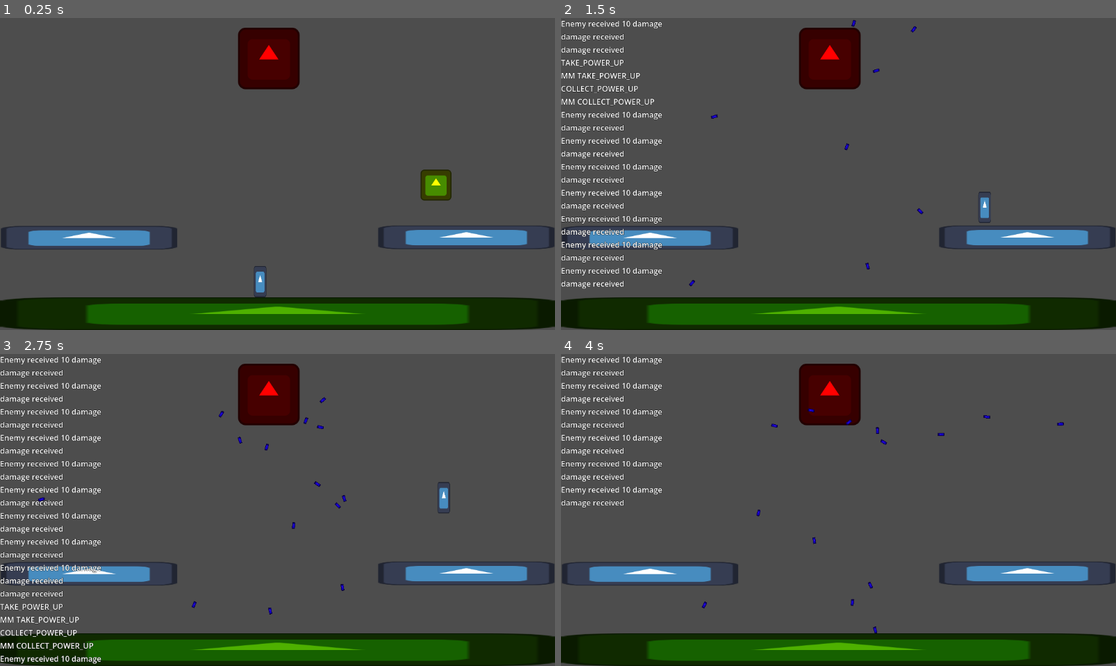
Above: before the commit, frames 1-4 (two rows, left to right).
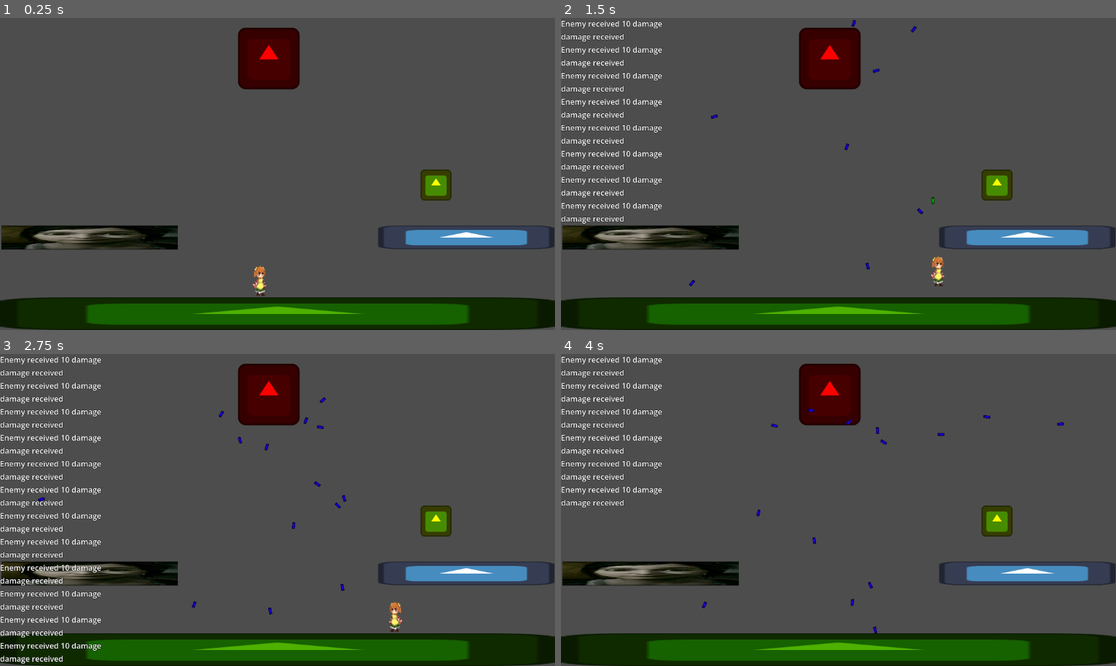
Above: after the commit, the same moments.

Repository: yeeesuus/CandeKassel
Game: Godot game, scene res://main.tscn
Two runs of this game, one before a commit and one after it. Both use one fixed random seed, a clock stepped at 60 frames per second and the inputs below. The engine's default icon, where the game draws it, is replaced by a stand-in: a white triangle on a blue panel in a dark square.
Inputs (mouse positions are in pixels of both pictures, inside the frame that each line leads up to):
- Up to frame 1 (0.25 s): no input
- Up to frame 2 (1.5 s): move the mouse to (960, 158) at 0.52 s; hold D (move_right) from 0.53 s (still down); tap W (jump) at 0.6, 0.77, 1.07 s; move the mouse to (727, 189) at 1.27 s; click (727, 189) at 1.35 s
- Up to frame 3 (2.75 s): tap W (jump) at 1.52, 1.55, 1.82, 2.1 s; move the mouse to (333, 441) at 2.02 s; release D (move_right) at 2.03 s; hold A (move_left) from 2.03 s (still down)
- Up to frame 4 (4 s): move the mouse to (810, 572) at 2.77 s; release A (move_left) at 2.78 s; hold D (move_right) from 2.78 s (still down); click (810, 572) at 2.85 s; tap W (jump) at 3.02, 3.05, 3.32, 3.6, 3.77 s; move the mouse to (1005, 556) at 3.52 s

The runs differ from the first frame. In frame 1, 2.6% of the frame differs, in the area x 0-49%, y 66-90%; in frame 2, 6.1%, in the area x 0-82%, y 9-87%; in frame 3, 4.2%; in frame 4, 2.9%.

Commit message:
se añadió que las balas desaparezcan pasado un tiempo (performance), se agregó coyote time al personaje (funcional, no necesita cambios), el tema de que el salto funcione por 'presión' de la tecla y mirroring de las texturas

Diff:
--- a/touhou-67/character_p.gd
+++ b/touhou-67/character_p.gd
@@ -2,12 +2,17 @@
 
 @export var speed = 500
 @export var acceleration = 4000
-@export var jump_speed = 550
+@export var jump_speed = 400
 @export var bullet_scene: PackedScene
+@onready var coyote_timer: Timer = $CoyoteTimer
+@onready var jump_timer: Timer = $JumpTimer
 
 @onready var bullet_spawn_marker: Marker2D = $BulletSpawnMarker
+@onready var pibote: Node2D = $pibote
 
 var is_taking_power_up: bool = false
+var _was_on_floor: bool = false
+var vida: int = 1
 
 func _ready() -> void:
 	pass
@@ -18,14 +23,31 @@
 
 	if not is_on_floor():
 		velocity.y += get_gravity().y * delta
-	if is_on_floor() and Input.is_action_just_pressed("jump"):
+
+	if not is_on_floor() and _was_on_floor:
+		coyote_timer.start()
+
+	if (is_on_floor() or not coyote_timer.is_stopped()) and Input.is_action_just_pressed("jump") and jump_timer.is_stopped():
+		jump_timer.start()
+		coyote_timer.stop()
+
+	var move_input = Input.get_axis("move_left", "move_right")
+
+	if Input.is_action_just_released("jump"):
+		jump_timer.stop()
+
+	if not jump_timer.is_stopped():
 		velocity.y = -jump_speed
-	var move_input = Input.get_axis("move_left", "move_right")
+
 	velocity.x = move_toward(velocity.x, move_input * speed, acceleration * delta)
+	_was_on_floor = is_on_floor()
 	move_and_slide()
 
 	if Input.is_action_just_pressed("fire"):
 		fire()
+
+	if move_input:
+		pibote.scale.x = sign(move_input)
 
 func  take_damage(value: int) -> void:
 	Debug.log("%s received %d damage" % [name, value])
--- a/touhou-67/character_p.tscn
+++ b/touhou-67/character_p.tscn
@@ -1,39 +1,49 @@
 [gd_scene format=3 uid="uid://c2bv36gadmlcy"]
 
-[ext_resource type="Texture2D" uid="uid://dnr486swnea45" path="res://icon.svg" id="1_ngkm0"]
 [ext_resource type="Script" uid="uid://c108abtb25166" path="res://character_p.gd" id="1_r0jjn"]
 [ext_resource type="PackedScene" uid="uid://27601lenkuyg" path="res://player/bullet.tscn" id="2_vcogd"]
 [ext_resource type="Script" uid="uid://cy4qa6vxdjoer" path="res://components/hitbox_component.gd" id="3_ehbgi"]
+[ext_resource type="Texture2D" uid="uid://we4i4ue68yi4" path="res://player/texturas/Kosuzu Sprite Pack/individual images/idle/idle1.png" id="3_vcogd"]
+
+[sub_resource type="RectangleShape2D" id="RectangleShape2D_vcogd"]
 
 [sub_resource type="CapsuleShape2D" id="CapsuleShape2D_r0jjn"]
 radius = 14.0
 height = 66.0
 
-[sub_resource type="RectangleShape2D" id="RectangleShape2D_vcogd"]
-
 [node name="CharacterP" type="CharacterBody2D" unique_id=872404977]
 script = ExtResource("1_r0jjn")
 bullet_scene = ExtResource("2_vcogd")
 
-[node name="CollisionShape2D" type="CollisionShape2D" parent="." unique_id=305076754]
-shape = SubResource("CapsuleShape2D_r0jjn")
+[node name="JumpTimer" type="Timer" parent="." unique_id=1137015172]
+wait_time = 0.2
+one_shot = true
 
-[node name="Sprite2D" type="Sprite2D" parent="." unique_id=684381779]
-position = Vector2(5.9604645e-08, 0.50000095)
-scale = Vector2(0.20312499, 0.5078125)
-texture = ExtResource("1_ngkm0")
+[node name="CoyoteTimer" type="Timer" parent="." unique_id=1054915778]
+wait_time = 0.1
+one_shot = true
 
-[node name="HitboxComponent" type="Area2D" parent="." unique_id=96461985]
+[node name="pibote" type="Node2D" parent="." unique_id=815531097]
+
+[node name="Sprite2D" type="Sprite2D" parent="pibote" unique_id=684381779]
+position = Vector2(0, -21.5)
+scale = Vector2(1.25, 1.609375)
+texture = ExtResource("3_vcogd")
+
+[node name="HitboxComponent" type="Area2D" parent="pibote" unique_id=96461985]
 collision_layer = 12
 collision_mask = 12
 script = ExtResource("3_ehbgi")
 metadata/_custom_type_script = "uid://cy4qa6vxdjoer"
 
-[node name="CollisionShape2D" type="CollisionShape2D" parent="HitboxComponent" unique_id=2109326557]
+[node name="CollisionShape2D" type="CollisionShape2D" parent="pibote/HitboxComponent" unique_id=2109326557]
 position = Vector2(0, -37)
 shape = SubResource("RectangleShape2D_vcogd")
 
+[node name="CollisionShape2D" type="CollisionShape2D" parent="." unique_id=305076754]
+shape = SubResource("CapsuleShape2D_r0jjn")
+
 [node name="BulletSpawnMarker" type="Marker2D" parent="." unique_id=1979138067]
 position = Vector2(0, -37)
-rotation = 4.712389
+rotation = -1.5707964
 gizmo_extents = 15.0
--- a/touhou-67/enemigo/bullet.gd
+++ b/touhou-67/enemigo/bullet.gd
@@ -1,6 +1,10 @@
 extends HitboxComponent
 
+@onready var timer: Timer = $Timer
 @export var speed = 600
+
+func _ready() -> void:
+	timer.timeout.connect(func():queue_free())
 
 func _physics_process(delta: float) -> void:
 	var direction = +global_transform.y
--- a/touhou-67/enemigo/bullet.tscn
+++ b/touhou-67/enemigo/bullet.tscn
@@ -21,3 +21,8 @@
 position = Vector2(0, -1.9073486e-06)
 scale = Vector2(0.048, 0.107)
 texture = ExtResource("2_w6srf")
+
+[node name="Timer" type="Timer" parent="." unique_id=1568235839]
+wait_time = 3.0
+one_shot = true
+autostart = true
--- a/touhou-67/main.tscn
+++ b/touhou-67/main.tscn
@@ -3,6 +3,7 @@
 [ext_resource type="Script" uid="uid://xhavgfn6iugt" path="res://main.gd" id="1_h2yge"]
 [ext_resource type="Texture2D" uid="uid://dnr486swnea45" path="res://icon.svg" id="1_ig7tw"]
 [ext_resource type="PackedScene" uid="uid://c2bv36gadmlcy" path="res://character_p.tscn" id="2_0xm2m"]
+[ext_resource type="Texture2D" uid="uid://1wk3gi3uptx2" path="res://heh!.jpg" id="3_7mycd"]
 [ext_resource type="PackedScene" uid="uid://b4jlodt2gtl6u" path="res://enemy.tscn" id="4_1bvp3"]
 [ext_resource type="PackedScene" uid="uid://b6i0bi8pp8smr" path="res://power-ups/power_up.tscn" id="5_lquwl"]
 
@@ -34,9 +35,9 @@
 shape = SubResource("RectangleShape2D_ig7tw")
 
 [node name="Sprite2D" type="Sprite2D" parent="Plataforma" unique_id=1459580333]
-position = Vector2(185.00002, 456.5)
-scale = Vector2(2.8593752, 0.3828124)
-texture = ExtResource("1_ig7tw")
+position = Vector2(186.00002, 456)
+scale = Vector2(0.5083333, 0.06944446)
+texture = ExtResource("3_7mycd")
 
 [node name="Plataforma2" type="StaticBody2D" parent="." unique_id=1938652051]
 
--- a/touhou-67/player/bullet.gd
+++ b/touhou-67/player/bullet.gd
@@ -1,6 +1,10 @@
 extends HitboxComponent
 
 @export var speed = 600
+@onready var timer: Timer = $Timer
+
+func _ready() -> void:
+	timer.timeout.connect(func():queue_free())
 
 func _physics_process(delta: float) -> void:
 	var direction = -global_transform.y
--- a/touhou-67/player/bullet.tscn
+++ b/touhou-67/player/bullet.tscn
@@ -21,3 +21,8 @@
 position = Vector2(0, -1.9073486e-06)
 scale = Vector2(0.048, 0.107)
 texture = ExtResource("2_boyjm")
+
+[node name="Timer" type="Timer" parent="." unique_id=146453080]
+wait_time = 3.0
+one_shot = true
+autostart = true
Binary file added: touhou-67/heh!.jpg
Not shown, added: touhou-67/heh!.jpg.import
Not shown, added: touhou-67/player/texturas/Kosuzu Sprite Pack/README.txt
Binary file added: touhou-67/player/texturas/Kosuzu Sprite Pack/animated gifs/block.gif
Binary file added: touhou-67/player/texturas/Kosuzu Sprite Pack/animated gifs/block_knockback.gif
Binary file added: touhou-67/player/texturas/Kosuzu Sprite Pack/animated gifs/hurt.gif
Binary file added: touhou-67/player/texturas/Kosuzu Sprite Pack/animated gifs/idle.gif
Binary file added: touhou-67/player/texturas/Kosuzu Sprite Pack/animated gifs/jump.gif
Binary file added: touhou-67/player/texturas/Kosuzu Sprite Pack/animated gifs/jump_block.gif
Binary file added: touhou-67/player/texturas/Kosuzu Sprite Pack/animated gifs/jump_melee.gif
Binary file added: touhou-67/player/texturas/Kosuzu Sprite Pack/animated gifs/jump_slam.gif
Binary file added: touhou-67/player/texturas/Kosuzu Sprite Pack/animated gifs/melee.gif
(and 323 more such lines)
